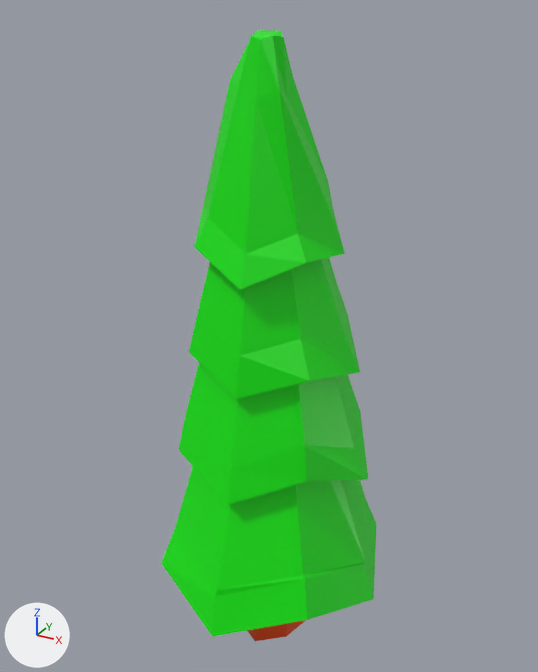
A saved change to the Blender file Assets/Scenes/World/Models/Tree1.blend.
The view is the same before and after, from a 50 mm camera at (3.03, -5.57, 5.19) aimed at (-0.1, 0.11, 2.35). The axes (+X, +Y, +Z) are drawn at lower left. The lights are the same throughout. The picture after the commit comes second. Objects named as collision shapes, trigger or cutter boxes, shadow casters or lower levels of detail are left out.

In view in the first picture: 'Tree1_LOD0'.
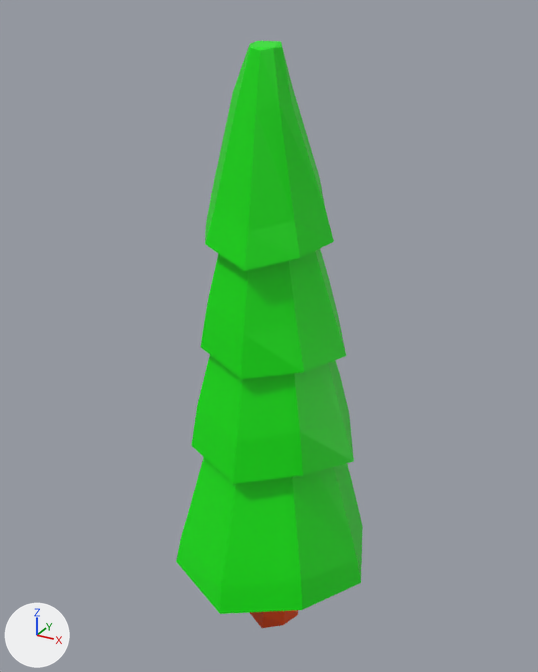
Changed parts and their boxes (x1, y1, x2, y2) in the pictures (538 x 672 px):
'Tree1_LOD0', reshaped (13% narrower): before (162, 30, 376, 641); after (176, 41, 363, 628)

The change, as a list of edits to the scene's bpy script:
```text
Change me_cylinder:
    used by ob_tree1_lod0; location = (0.0, 0.0, -0.09)
    remove me_cylinder.from_pydata(...)  # 144 vertices, 140 faces; spans x -1.17..1.16, y -1.17..1.15, z -0.95..5.13
    add me_cylinder.from_pydata(...)  # 144 vertices, 140 faces; spans x -1.02..1.01, y -1.02..1.02, z -0.87..5.05
    me_cylinder part 1: 144 of 144 vertices moved; they spanned x -1.17..1.16, y -1.17..1.15, z -0.95..5.13 and now span x -1.02..1.01, y -1.02..1.02, z -0.87..5.05; mean shift (0.0, 0.0, -0.01)
```
